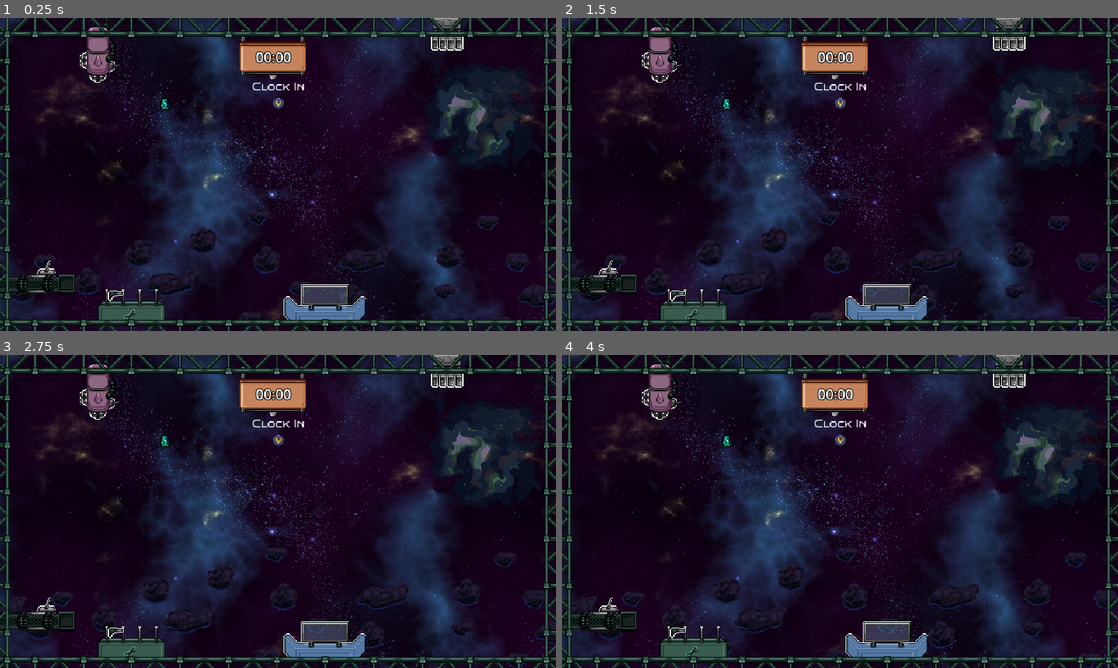
Above: before the commit, frames 1-4 (two rows, left to right).
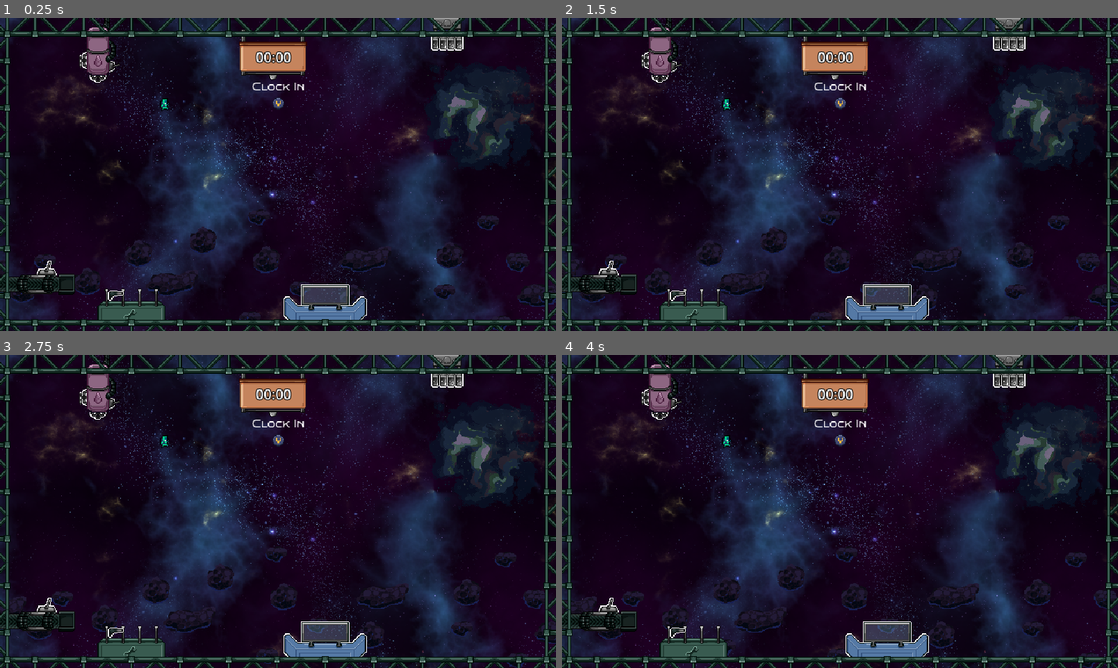
Above: after the commit, the same moments.

Repository: IMP1/pitstop
Game: Godot game, scene res://scenes/game.tscn
Same seed, same stepped clock (60 frames per second), same inputs: the game is played once before the commit and once after it. Sound files missing from this copy of the repository are replaced by a short silence.
Inputs:
- Up to frame 1 (0.25 s): no input
- Up to frame 2 (1.5 s): hold Right (ui_right) 0.53-1.28 s; hold Left (ui_left) from 1.28 s (still down)
- Up to frame 3 (2.75 s): release Left (ui_left) at 2.03 s; hold Right (ui_right) from 2.03 s (still down)
- Up to frame 4 (4 s): release Right (ui_right) at 3.53 s; hold Left (ui_left) from 3.53 s (still down)

The runs differ from the first frame. In frame 1, less than 0.1% of the frame differs, in the area x 6-66%, y 77-97%; in frame 2, less than 0.1%; in frame 3, less than 0.1%; in frame 4, less than 0.1%.

Commit message:
Fix last 2 shipyard highlights

Diff:
--- a/project/scenes/game.tscn
+++ b/project/scenes/game.tscn
@@ -662,7 +662,7 @@
 [node name="Highlight" type="Line2D" parent="Shipyard/PatchDispenser"]
 z_index = -5
 points = PackedVector2Array(4, -5, 4, -1, 3, -1, 3, 2, 2, 3, 2, 4, 6, 4, 8, 4, 8, 6, 9, 6, 9, 7, 9, 8, 10, 8, 10, 10, 10, 11, -11, 11, -11, 8, -10, 8, -10, 6, -9, 6, -9, 5, -9, 4, -8, 4, -2, 4, -2, 3, -1, 3, -1, 2, 0, 2, 0, -1, 1, -1, 1, -4, 2, -4, 2, -5, 4, -5)
-width = 1.0
+width = 2.0
 joint_mode = 1
 begin_cap_mode = 1
 end_cap_mode = 1
@@ -1061,13 +1061,6 @@
 position = Vector2(374, 321)
 script = ExtResource("43_de1ih")
 
-[node name="Highlight" type="Line2D" parent="Shipyard/DiagnosticDisplay"]
-points = PackedVector2Array(47, 20, 46, 20, 46, 21, 45, 21, 45, 22, 44, 22, 44, 23, 43, 23, 43, 24, 42, 24, 42, 25, 41, 25, 41, 26, 41, 28, -42, 28, -42, 25, -43, 25, -43, 24, -44, 24, -44, 23, -45, 23, -45, 22, -46, 22, -46, 21, -47, 21, -47, 2, -46, 2, -46, 1, -45, 1, -45, 0, -41, 0, -41, 1, -40, 1, -40, 2, -39, 2, -39, 3, -38, 3, -38, 4, -37, 4, -37, 5, -36, 5, -36, 6, -35, 6, -35, 7, -34, 7, -34, 8, -33, 8, -33, 9, -32, 9, -32, 10, -18, 10, -18, 9, -27, 9, -27, -14, 27, -14, 27, 9, 18, 9, 18, 10, 32, 10, 32, 9, 33, 9, 33, 8, 34, 8, 34, 7, 35, 7, 35, 6, 36, 6, 36, 5, 37, 5, 37, 4, 38, 4, 38, 3, 39, 3, 39, 2, 40, 2, 40, 1, 41, 1, 41, 0, 45, 0, 45, 1, 46, 1, 46, 2, 47, 2, 47, 20)
-width = 1.0
-joint_mode = 1
-begin_cap_mode = 1
-end_cap_mode = 1
-
 [node name="CollisionShape2D" parent="Shipyard/DiagnosticDisplay/Area2D" index="0"]
 position = Vector2(0, -3)
 shape = SubResource("RectangleShape2D_qiqg5")
@@ -1090,6 +1083,14 @@
 offset_right = 244.0
 offset_bottom = -13.0
 theme = SubResource("Theme_ki26h")
+
+[node name="Highlight" type="Line2D" parent="Shipyard/DiagnosticDisplay"]
+z_index = -1
+points = PackedVector2Array(47, 20, 46, 20, 46, 21, 45, 21, 45, 22, 44, 22, 44, 23, 43, 23, 43, 24, 42, 24, 42, 25, 41, 25, 41, 26, 41, 28, -42, 28, -42, 25, -43, 25, -43, 24, -44, 24, -44, 23, -45, 23, -45, 22, -46, 22, -46, 21, -47, 21, -47, 2, -46, 2, -46, 1, -45, 1, -45, 0, -41, 0, -41, 1, -40, 1, -40, 2, -39, 2, -39, 3, -38, 3, -38, 4, -37, 4, -37, 5, -36, 5, -36, 6, -35, 6, -35, 7, -34, 7, -34, 8, -33, 8, -33, 9, -32, 9, -32, 10, -18, 10, -18, 9, -27, 9, -27, -14, 27, -14, 27, 9, 18, 9, 18, 10, 32, 10, 32, 9, 33, 9, 33, 8, 34, 8, 34, 7, 35, 7, 35, 6, 36, 6, 36, 5, 37, 5, 37, 4, 38, 4, 38, 3, 39, 3, 39, 2, 40, 2, 40, 1, 41, 1, 41, 0, 45, 0, 45, 1, 46, 1, 46, 2, 47, 2, 47, 20)
+width = 2.0
+joint_mode = 1
+begin_cap_mode = 1
+end_cap_mode = 1
 
 [node name="Ship" type="Node2D" parent="."]
 position = Vector2(338, 188)
Not shown, changed: project/export_presets.cfg
